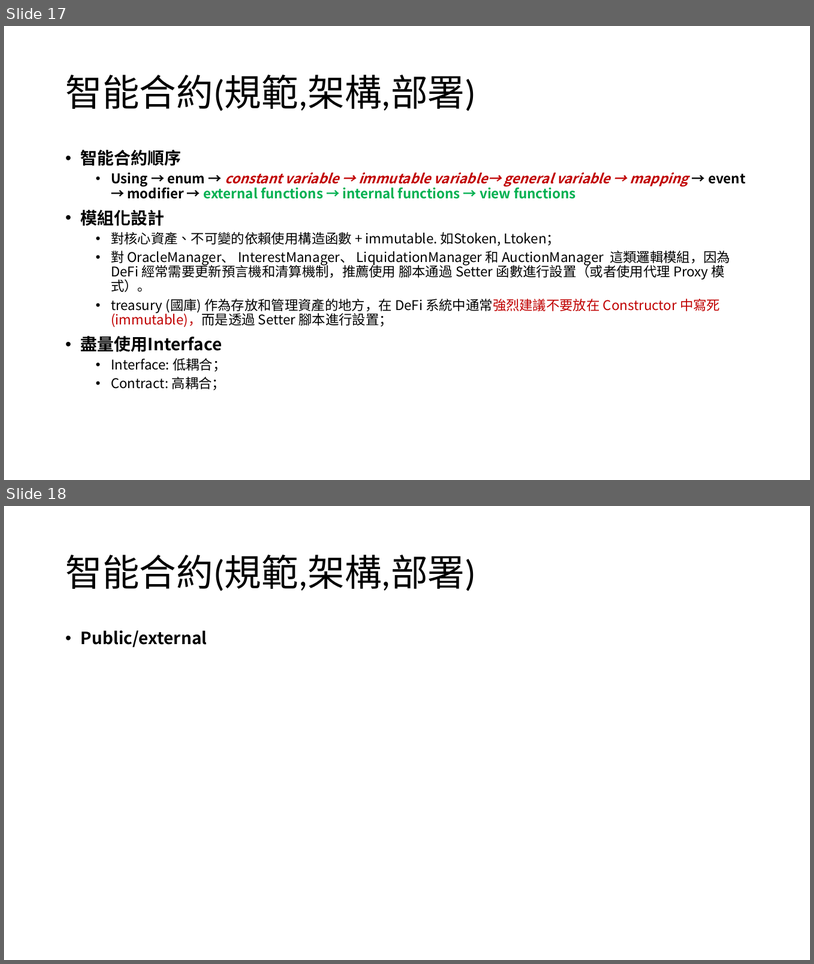
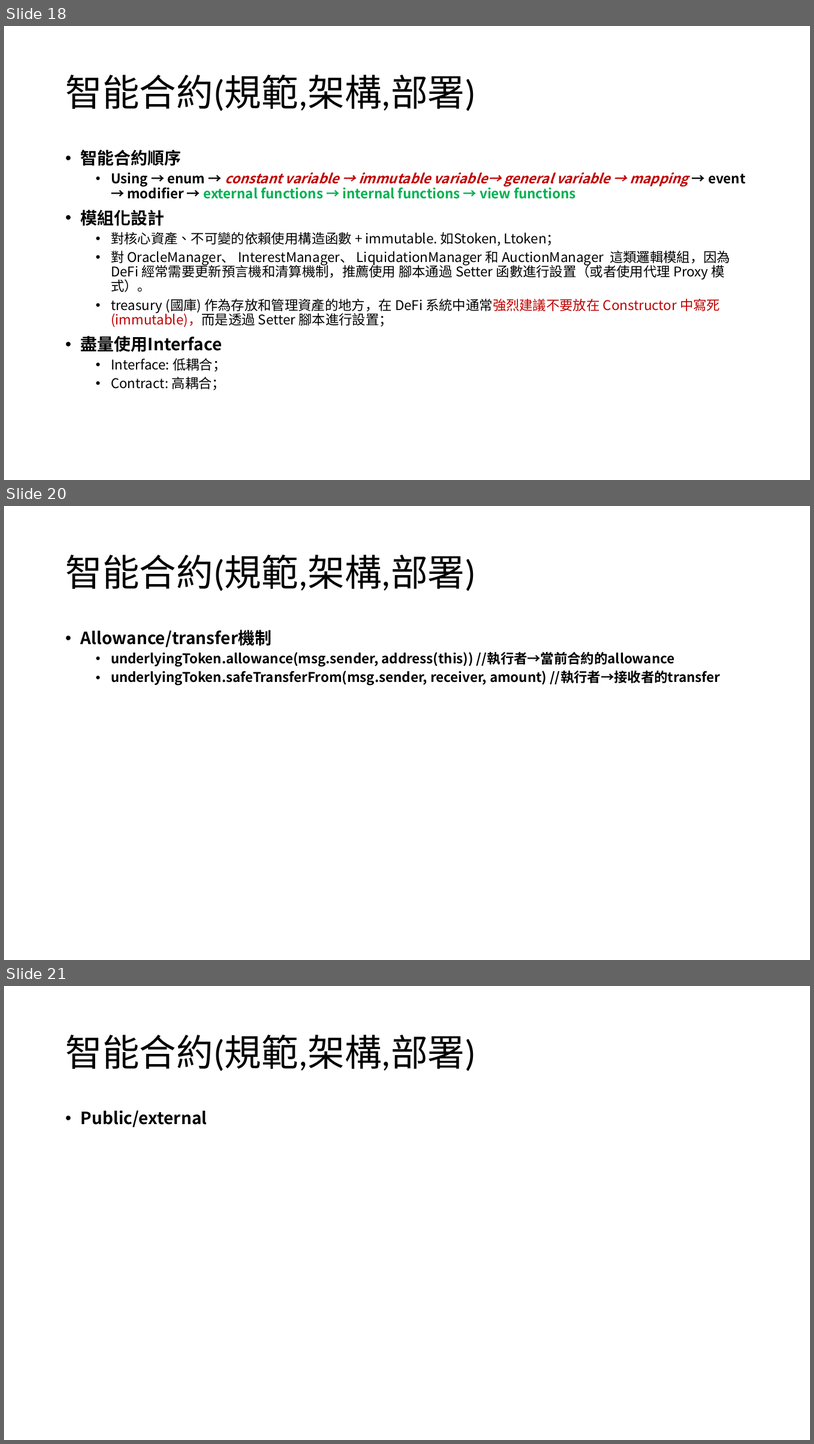
Before and after one commit to LiGentle/Martingale_repo, a slide deck: Martigale Protocol(Detailed).pptx. Shown one above the other, each under a label of ours: slides 17 and 18 before the commit, slides 18, 20 and 21 after it; the slides between them are not shown. The pictures are 814x964 and 814x1444 pixels, drawn with LibreOffice and Linux fonts; fonts in the diff are those of the drawing. Boxes give left, top, right and bottom in pixels: in the first picture for what was removed or moved away, otherwise in the second. Text is boxed around its words. In the diff, an @@ line names an element or a change of style, - is before the commit and + after.

```diff
--- a/Martigale Protocol(Detailed).pptx
+++ b/Martigale Protocol(Detailed).pptx
@@ slide 20 added at bbox=[4, 506, 810, 960], background #FFFFFF @@
@@ title added at bbox=[65, 555, 476, 591], 44 pt, text #000000 @@
+智能合約(規範,架構,部署)
@@ text added at bbox=[81, 630, 720, 685], 16 pt, text #000000, bold @@
+• Allowance/transfer機制
+  • underlyingToken.allowance(msg.sender, address(this)) //執行者→當前合約的allowance
+  • underlyingToken.safeTransferFrom(msg.sender, receiver, amount) //執行者→接收者的transfer
@@ what was slide 17 is now slide 18 @@
@@ what was slide 18 is now slide 21 @@
```
Also in this commit, not shown: 2 other slides added, 17 other files.
